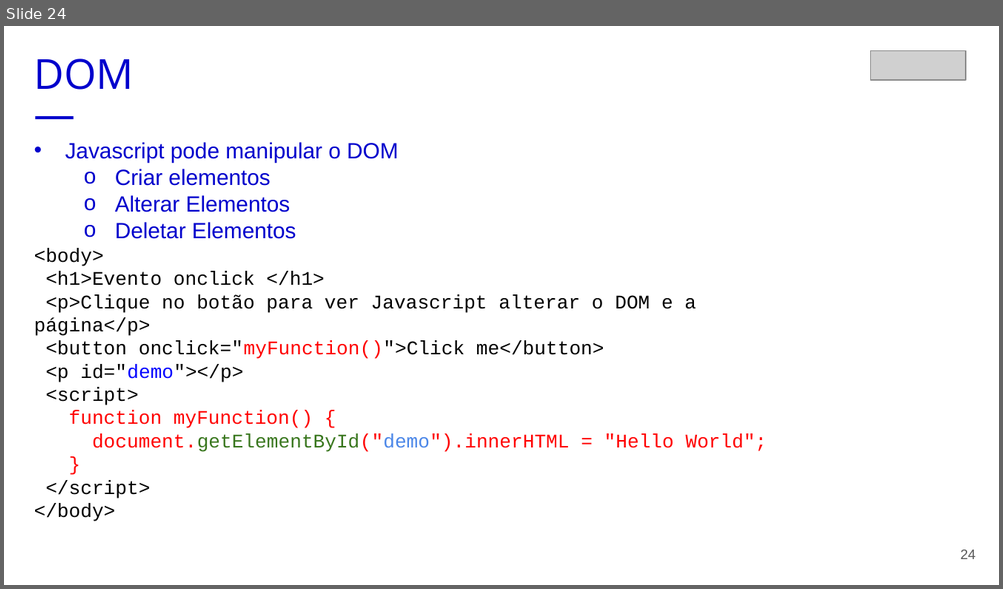
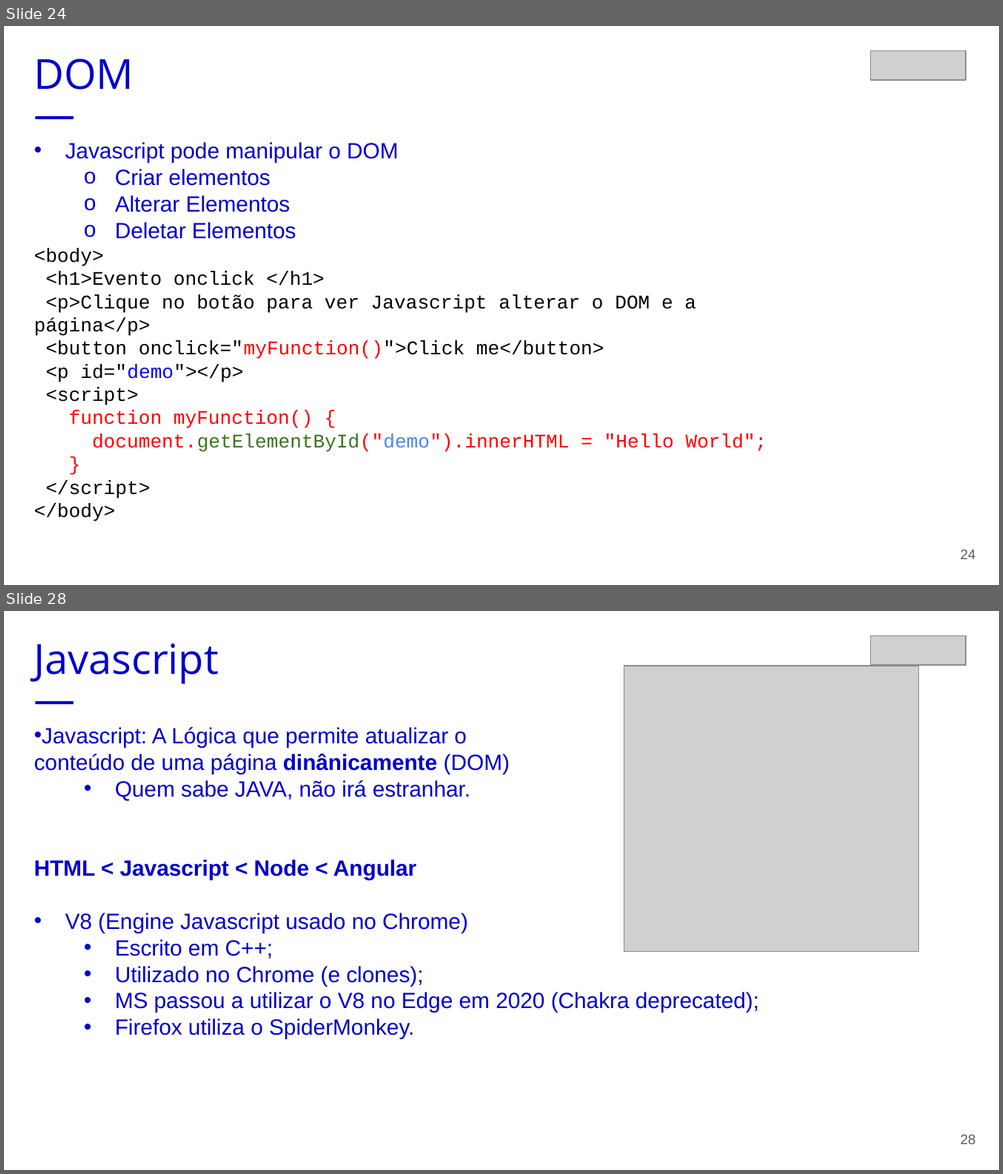
Before and after one commit to ferfox1981/embarque-digital-serpro, a slide deck: aula2/embarque-digital-serpro-aula2.pptx. Shown one above the other, each under a label of ours: slide 24 before the commit, slides 24 and 28 after it; the slides between them are not shown. The pictures are 1003x589 and 1003x1174 pixels, drawn with LibreOffice and Linux fonts; fonts in the diff are those of the drawing; grey boxes stand for pictures. Boxes give left, top, right and bottom in pixels: in the first picture for what was removed or moved away, otherwise in the second. Text is boxed around its words. In the diff, an @@ line names an element or a change of style, - is before the commit and + after.

```diff
--- a/aula2/embarque-digital-serpro-aula2.pptx
+++ b/aula2/embarque-digital-serpro-aula2.pptx
@@ slide 28 added at (4, 611, 999, 1170), background #FFFFFF @@
@@ text added at (34, 644, 219, 684), 30 pt, text #0000CC @@
+Javascript
+—
@@ picture added at (871, 636, 966, 665) @@
@@ picture added at (623, 666, 918, 952) @@
@@ text added at (34, 727, 759, 1039), 16 pt, text #0000CC @@
+• Javascript: A Lógica que permite atualizar o
+  conteúdo de uma página dinânicamente (DOM)
+  • Quem sabe JAVA, não irá estranhar.
+HTML < Javascript < Node < Angular
+• V8 (Engine Javascript usado no Chrome)
+  • Escrito em C++;
+  • Utilizado no Chrome (e clones);
+  • MS passou a utilizar o V8 no Edge em 2020 (Chakra deprecated);
+  • Firefox utiliza o SpiderMonkey.
@@ page number added at (960, 1135, 976, 1145), 10 pt, text #595959 @@
+28
```
Also in this commit, not shown: 8 slides changed, 3 other slides added, 3 other files.
